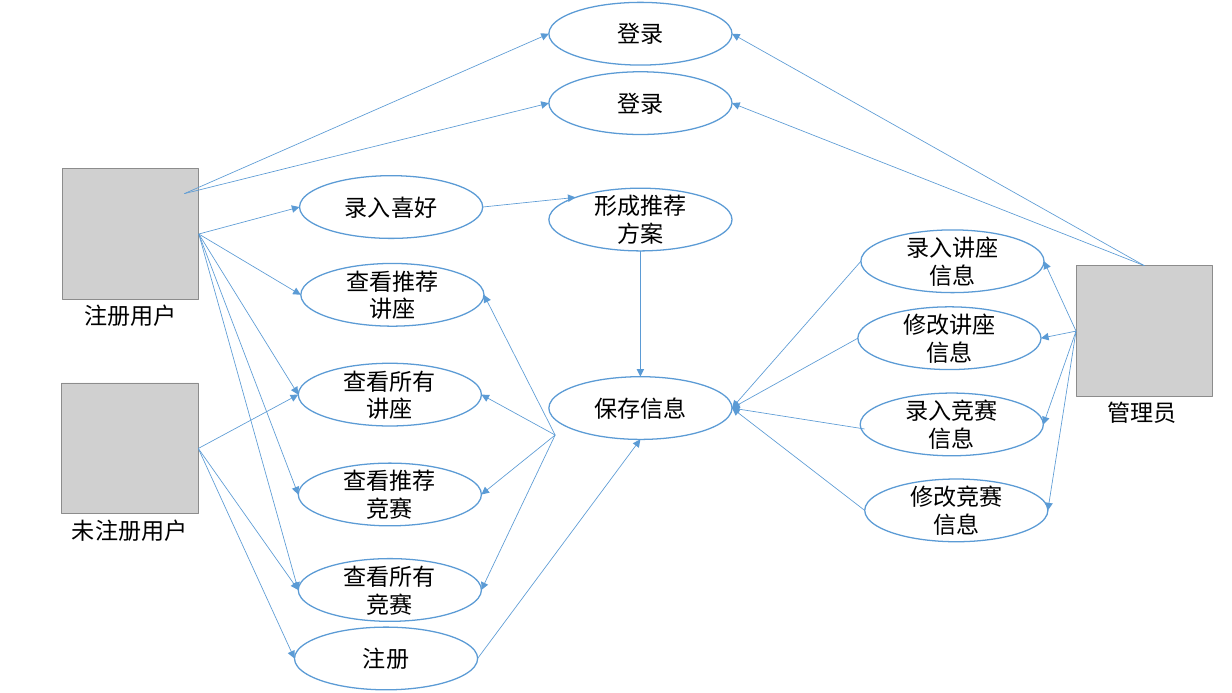
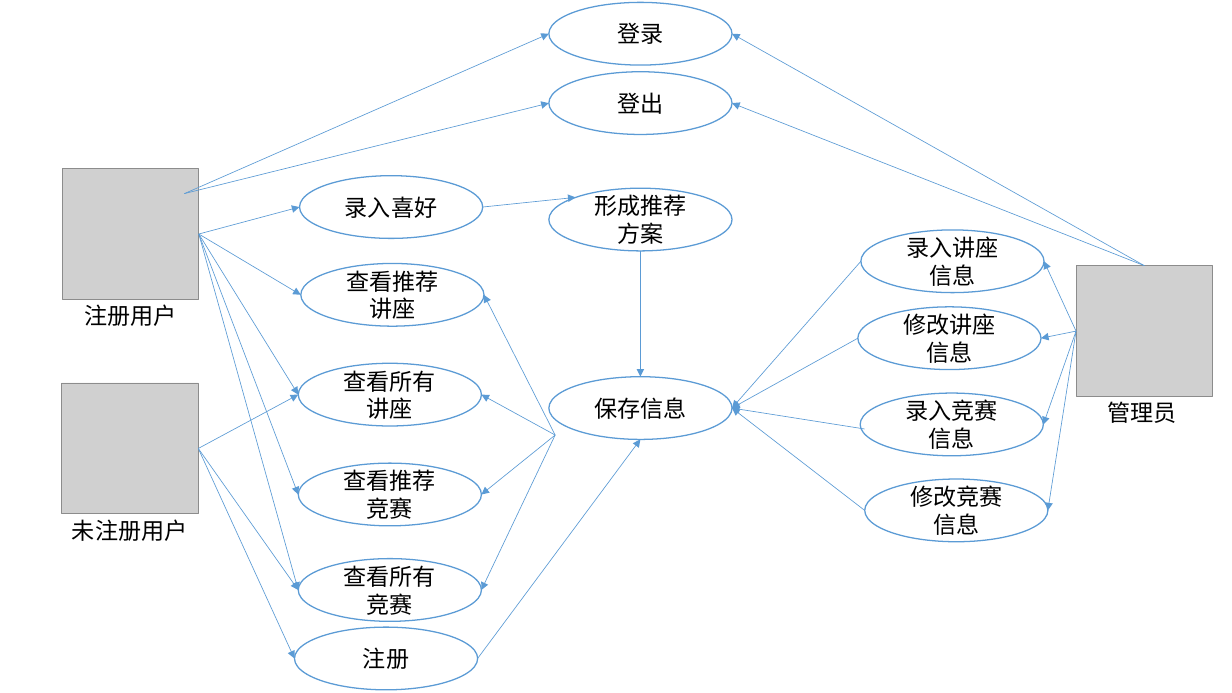
Before and after one commit to ritou11/CLMS-SigmaGo, a slide deck: slide 1 of doc/pre&docs/use_case_diagram.pptx. Drawn at 1232x693 pixels with LibreOffice and Linux fonts; fonts in the diff are those of the drawing; grey boxes stand for pictures. Boxes give left, top, right and bottom in pixels: in the first picture for what was removed or moved away, otherwise in the second. Text is boxed around its words. In the diff, an @@ line names an element or a change of style, - is before the commit and + after.

Commit message:
Changes to be committed: 	modified:   use_case_diagram.pptx

```diff
--- a/doc/pre&docs/use_case_diagram.pptx
+++ b/doc/pre&docs/use_case_diagram.pptx
@@ text in ellipse at (617,92,663,114): text changed @@
-登录
+登出
```
